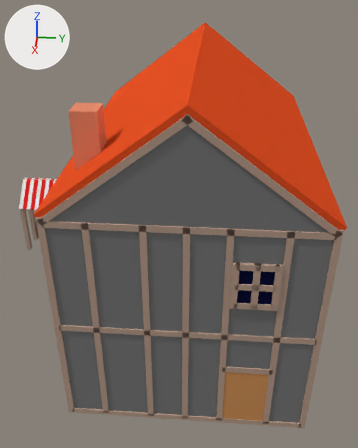
One commit to the Blender file public/blend/timberframedmerchant.blend: the scene before it, then after it.
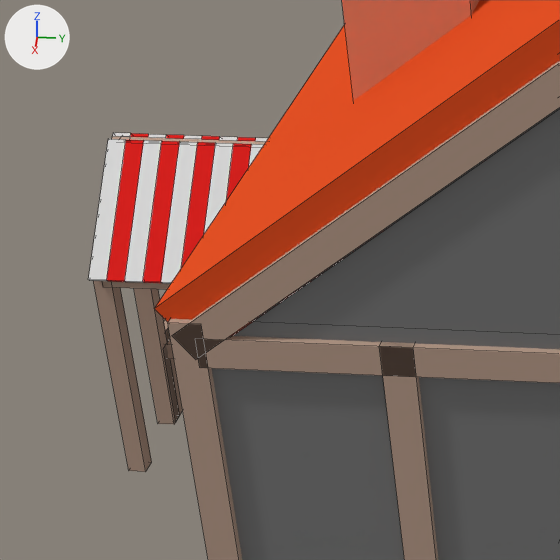
There are two pictures of each version: one whole from a 50 mm lens placed at (17.51, 0.71, 10.85), pointed at (-0.7, -0.74, -0.03), one close up on the part from 0% to 33% of the width and 33% to 60% of the height. Arrows for +X, +Y and +Z are at upper left; the lights stay in place. The close-ups show mesh edges as thin lines.
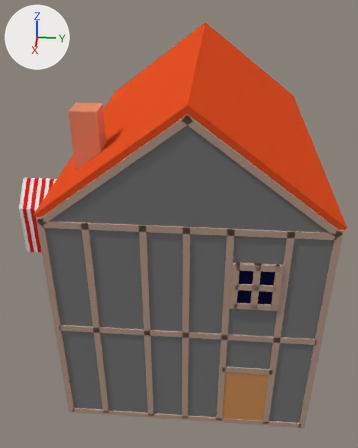
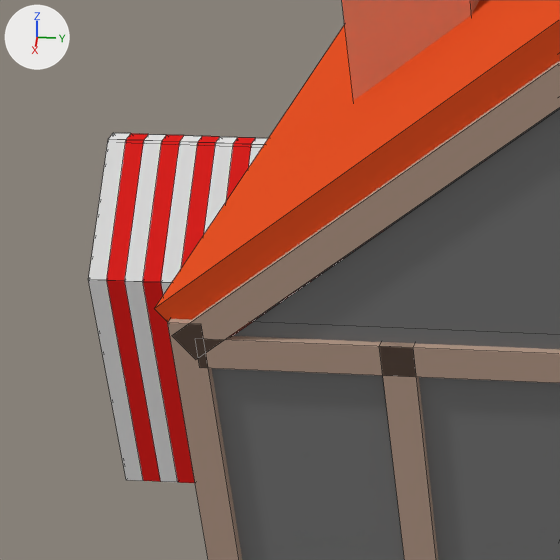
Pixel boxes (x1, y1, x2, y2) of what changed, in the close-ups (560 x 560 px):
'Cube.147', added
    after: (88, 279, 195, 483)
'Cube.122', added
    after: (234, 137, 255, 144)
'Cube.121', added
    after: (216, 137, 238, 143)
'Cube.120', added
    after: (198, 136, 219, 143)
'Cube.119', added
    after: (180, 136, 202, 142)
'Cube.118', added
    after: (162, 135, 184, 141)
'Cube.116', added
    after: (126, 134, 148, 140)
'Cube.117', added
    after: (145, 134, 166, 141)
'Cube.115', added
    after: (109, 133, 130, 140)
'Cube.123', added
    after: (252, 138, 268, 144)
'Cube.053', unchanged, covered by the edit
    before: (93, 281, 152, 472)
'Cube.061', unchanged, covered by the edit
    before: (134, 288, 180, 424)

The change in detail:
Mesh me_cube_056 is new.
It is a box spanning x -1.0..1.0, y -1.0..1.0, z -1.0..1.0.
It uses material mat_white (white #e7e7e7).
Mesh me_cube_062 is new.
It is a box spanning x -1.0..1.0, y -1.0..1.0, z -1.0..1.0.
It uses material mat_red (red #e72522).
Mesh me_cube_063 is new.
It is a box spanning x -1.0..1.0, y -1.0..1.0, z -1.0..1.0.
It uses material mat_white (white #e7e7e7).
Mesh me_cube_124 is new.
It is a box spanning x -1.0..1.0, y -1.0..1.0, z -1.0..1.0.
It uses material mat_red (red #e72522).
Mesh me_cube_125 is new.
It is a box spanning x -1.0..1.0, y -1.0..1.0, z -1.0..1.0.
It uses material mat_white (white #e7e7e7).
Mesh me_cube_126 is new.
It is a box spanning x -1.0..1.0, y -1.0..1.0, z -1.0..1.0.
It uses material mat_red (red #e72522).
Mesh me_cube_127 is new.
It is a box spanning x -1.0..1.0, y -1.0..1.0, z -1.0..1.0.
It uses material mat_white (white #e7e7e7).
Mesh me_cube_128 is new.
It is a box spanning x -1.0..1.0, y -1.0..1.0, z -1.0..1.0.
It uses material mat_red (red #e72522).
Mesh me_cube_129 is new.
It is a box spanning x -1.0..1.0, y -1.0..1.0, z -1.0..1.0.
It uses material mat_white (white #e7e7e7).
Mesh me_cube_153 is new.
It has 128 vertices, 96 faces and spans x -1.0..1.0, y -31.0..1.0, z -1.0..1.0.
Faces by material slot: [48, 48].
It uses material mat_red (red #e72522).
It uses material mat_white (white #e7e7e7).
Object 'Cube.115' (ob_cube_115) is new; it shows me_cube_056.
Its location is (-4.95, -9.0, -0.24).
Its scale is (0.08, 0.1, 0.02).
Object 'Cube.116' (ob_cube_116) is new; it shows me_cube_062.
Its location is (-4.95, -8.8, -0.24).
Its scale is (0.08, 0.1, 0.02).
Object 'Cube.117' (ob_cube_117) is new; it shows me_cube_063.
Its location is (-4.95, -8.6, -0.24).
Its scale is (0.08, 0.1, 0.02).
Object 'Cube.118' (ob_cube_118) is new; it shows me_cube_124.
Its location is (-4.95, -8.4, -0.24).
Its scale is (0.08, 0.1, 0.02).
Object 'Cube.119' (ob_cube_119) is new; it shows me_cube_125.
Its location is (-4.95, -8.2, -0.24).
Its scale is (0.08, 0.1, 0.02).
Object 'Cube.120' (ob_cube_120) is new; it shows me_cube_126.
Its location is (-4.95, -8.0, -0.24).
Its scale is (0.08, 0.1, 0.02).
Object 'Cube.121' (ob_cube_121) is new; it shows me_cube_127.
Its location is (-4.95, -7.8, -0.24).
Its scale is (0.08, 0.1, 0.02).
Object 'Cube.122' (ob_cube_122) is new; it shows me_cube_128.
Its location is (-4.95, -7.6, -0.24).
Its scale is (0.08, 0.1, 0.02).
Object 'Cube.123' (ob_cube_123) is new; it shows me_cube_129.
Its location is (-4.95, -7.4, -0.24).
Its scale is (0.08, 0.1, 0.02).
Object 'Cube.147' (ob_cube_147) is new; it shows me_cube_153.
Its location is (-3.76, -6.0, -2.65).
Its rotation in degrees is (0, 90, 0).
Its scale is (1.3, 0.1, 0.02).
